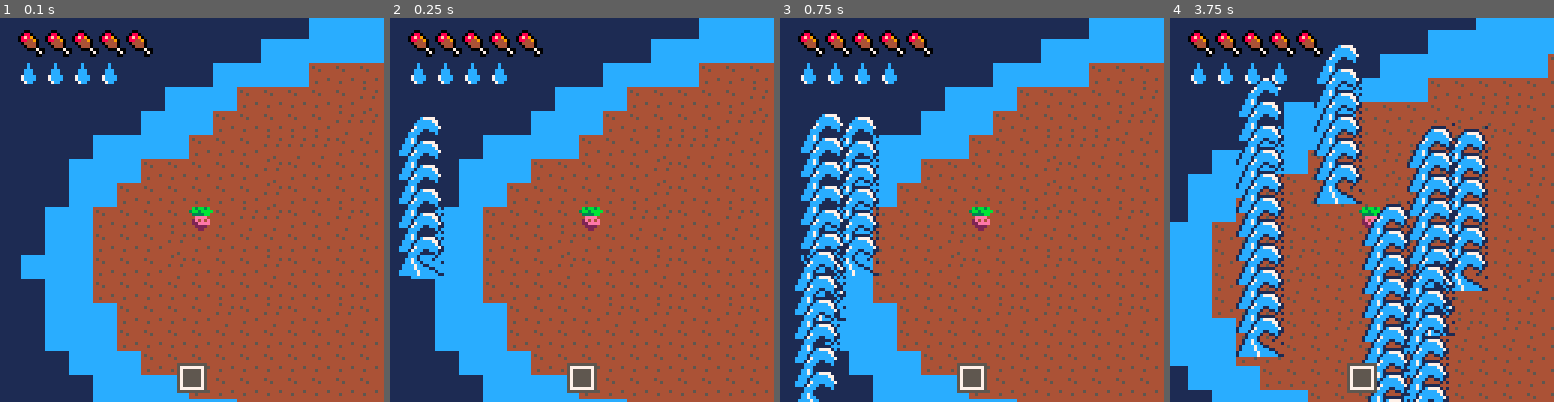
Above: before the commit, frames 1-4 (left to right).
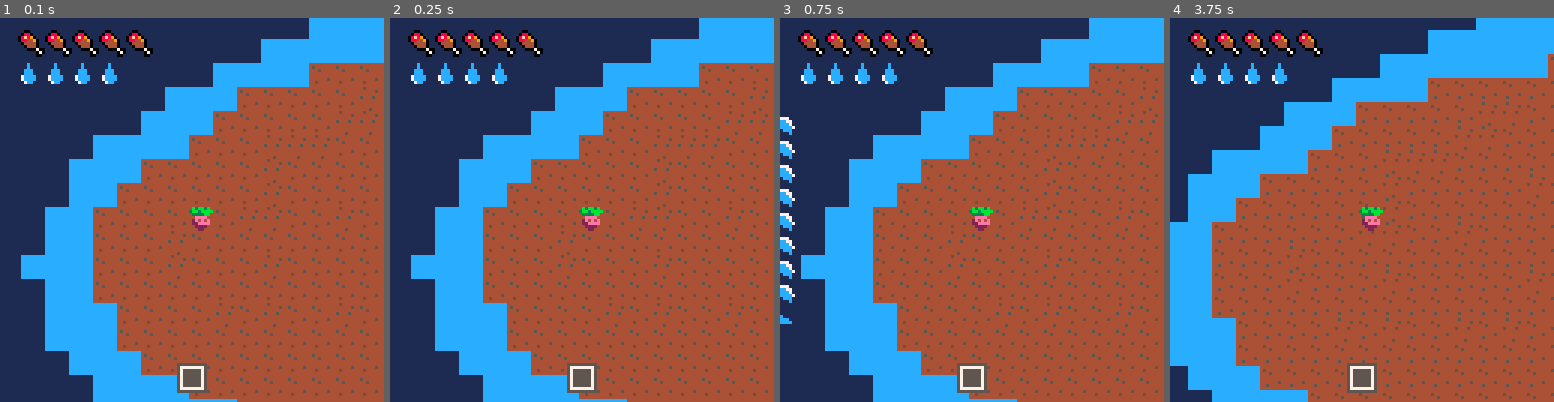
Above: after the commit, the same moments.

Repository: lucaslng/jamhacks-climatastrophe
Game: PICO-8 cartridge climate-collapse.p8
The game is run twice, just before and just after one commit, with the same random seed, the same clock (stepped at 60 frames per second) and the same inputs.
Inputs:
- Up to frame 1 (0.1 s): no input
- Up to frame 2 (0.25 s): no input
- Up to frame 3 (0.75 s): tap O (Z key) at 0.7 s
- Up to frame 4 (3.75 s): hold Right 1.6-2.1 s; tap O (Z key) every 0.4 s from 1.7 to 3.7 s; hold Up 2.15-2.42 s; hold Right 2.47-3.03 s; hold Left 3.08-3.58 s; hold Down from 3.63 s (still down)

Frame 1 is identical in both runs. In frame 2, 2.6% of the frame differs, in the area x 2-15%, y 25-68%; in frame 3, 7.7%; in frame 4, 24%, in the area x 17-83%, y 7-100%.

Commit message:
wave nerf

Diff:
--- a/climate-collapse.p8
+++ b/climate-collapse.p8
@@ -126,7 +126,7 @@
 		height = 0,
 		fx = false,
 		v = 0,
-		lifetime = 240
+		lifetime = 0
 	}
 
 	tsunamies = {}
@@ -208,17 +208,19 @@
 	foreach(tornadoes, function(t) t.x += t.vx t.y += t.vy t.lifetime -= 1 if (abs(Player.x - t.x) <= 2 and abs(Player.y - t.y) <= 2) then die("You died to a tornado!") end end)
 	if tornadoes[1] != nil and tornadoes[1].lifetime <= 0 then deli(tornadoes, 1) end
 
-	if rnd(20) <= 1 then
+	if rnd(100) <= 1 then
 		local tsunami = Tsunami:new()
-		tsunami.x = 136
+		tsunami.x = 120
 		tsunami.y = rnd(96) + 120
-		tsunami.height = rnd(80) + 24
+		tsunami.height = rnd(52) + 8
 		tsunami.v = rnd({ 1, 1, 2})
+		tsunami.lifetime = rnd(200) + 20
 		add(tsunamies, tsunami)
 	end
 
-	foreach(tsunamies, function(t) t.x += t.v t.lifetime -= 1 end)
+	foreach(tsunamies, function(t) t.x += t.v t.lifetime -= 1 if mget(flr(t.x / 8), flr(t.y / 8)) != 8 then t.lifetime -= 2 end end)
 	if tsunamies[1] != nil and tsunamies[1].lifetime <= 0 then deli(tsunamies, 1) end
+
 end
 
 function _draw()
